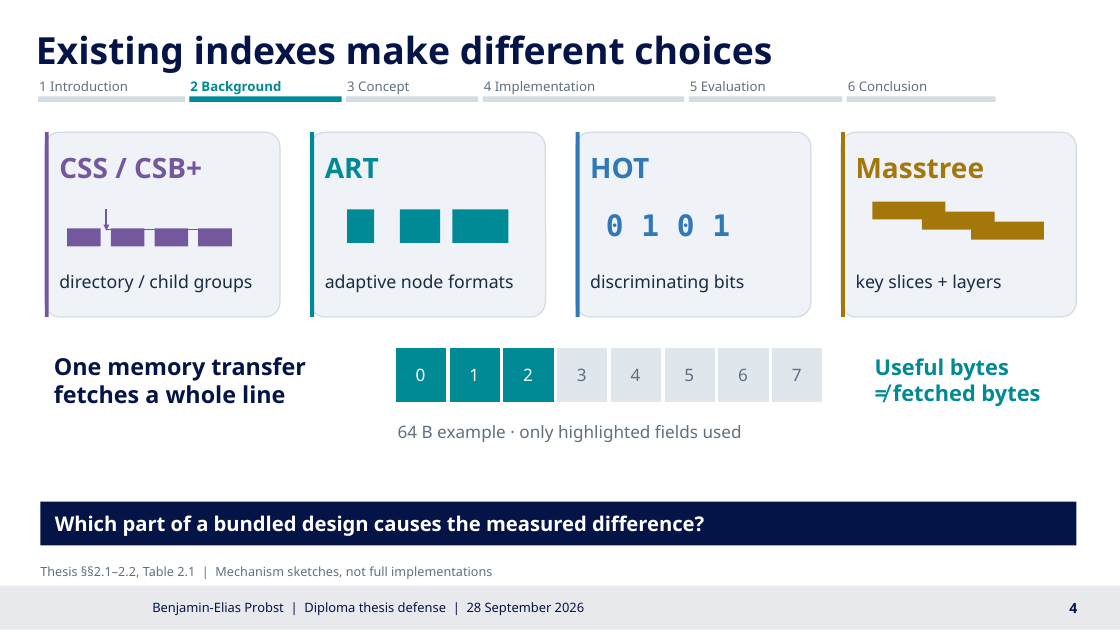
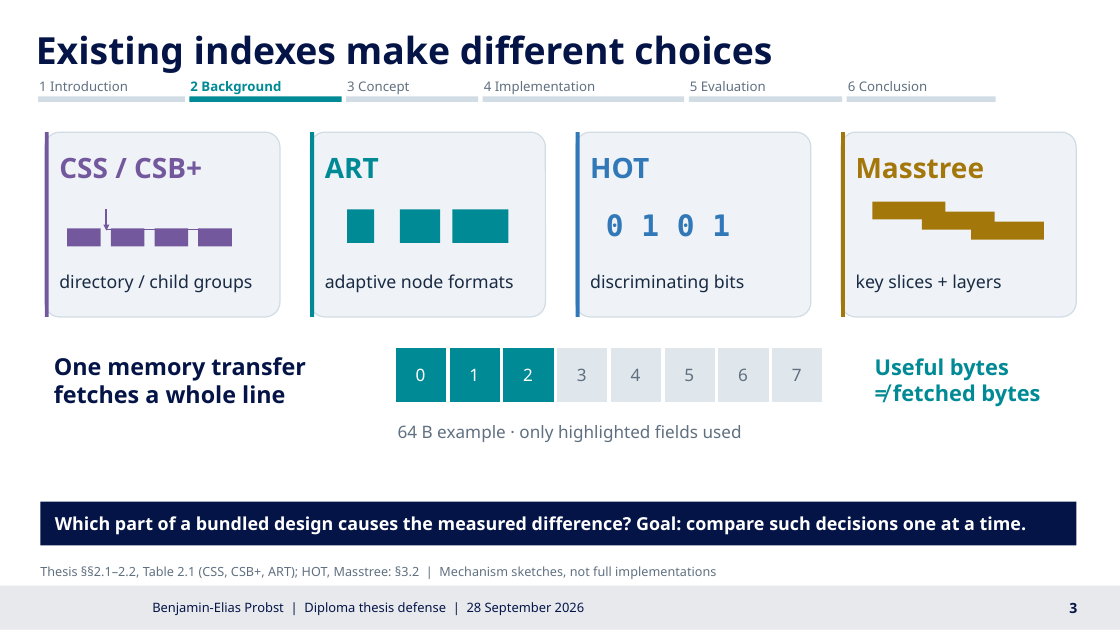
Before and after one commit to BenniProbst/probst-Diplomarbeit-cache-engine, a slide deck: slide 3 of docs/presentation/20260919 Cache_Engine_Defense_EN-cache-awareness_Composition.pptx (slide 4 before the commit). Drawn at 1120x630 pixels with LibreOffice and Linux fonts; fonts in the diff are those of the drawing; background and template pictures are left out. Boxes give left, top, right and bottom in pixels: in the first picture for what was removed or moved away, otherwise in the second. Text is boxed around its words. In the diff, an @@ line names an element or a change of style, - is before the commit and + after.

```diff
--- a/docs/presentation/20260919 Cache_Engine_Defense_EN-cache-awareness_Composition.pptx
+++ b/docs/presentation/20260919 Cache_Engine_Defense_EN-cache-awareness_Composition.pptx
@@ text at [55, 516, 1027, 535]: text changed; size 13 to 11.5 pt @@
-Which part of a bundled design causes the measured difference?
+Which part of a bundled design causes the measured difference? Goal: compare such decisions one at a time.
@@ text at [40, 566, 716, 579]: text changed @@
-Thesis §§2.1–2.2, Table 2.1 | Mechanism sketches, not full implementations
+Thesis §§2.1–2.2, Table 2.1 (CSS, CSB+, ART); HOT, Masstree: §3.2 | Mechanism sketches, not full implementations
@@ text at [1069, 603, 1077, 613]: text changed @@
-4
+3
```
Also in this commit, not shown: 15 other slides changed, 3 slides added, 3 other files.
